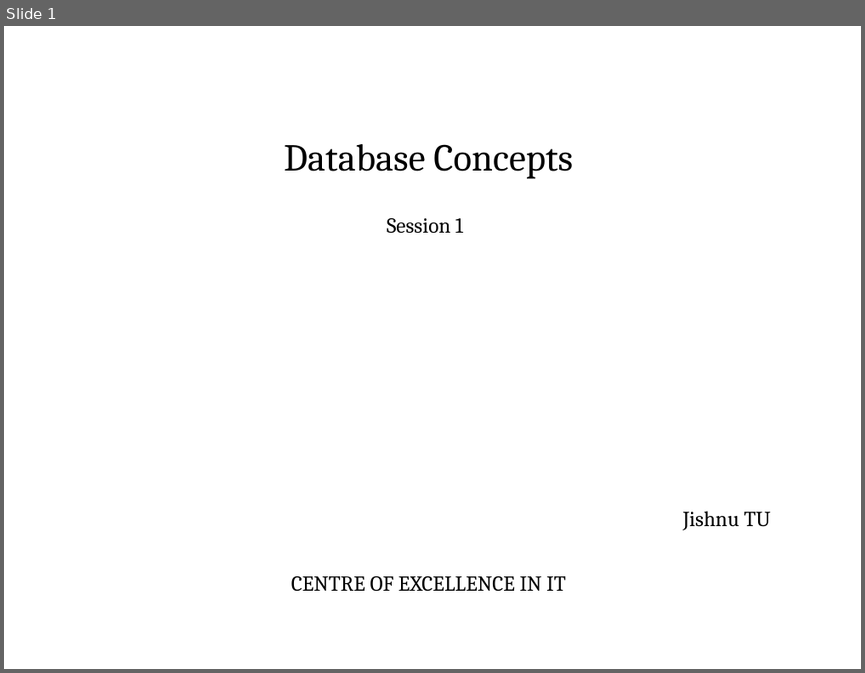
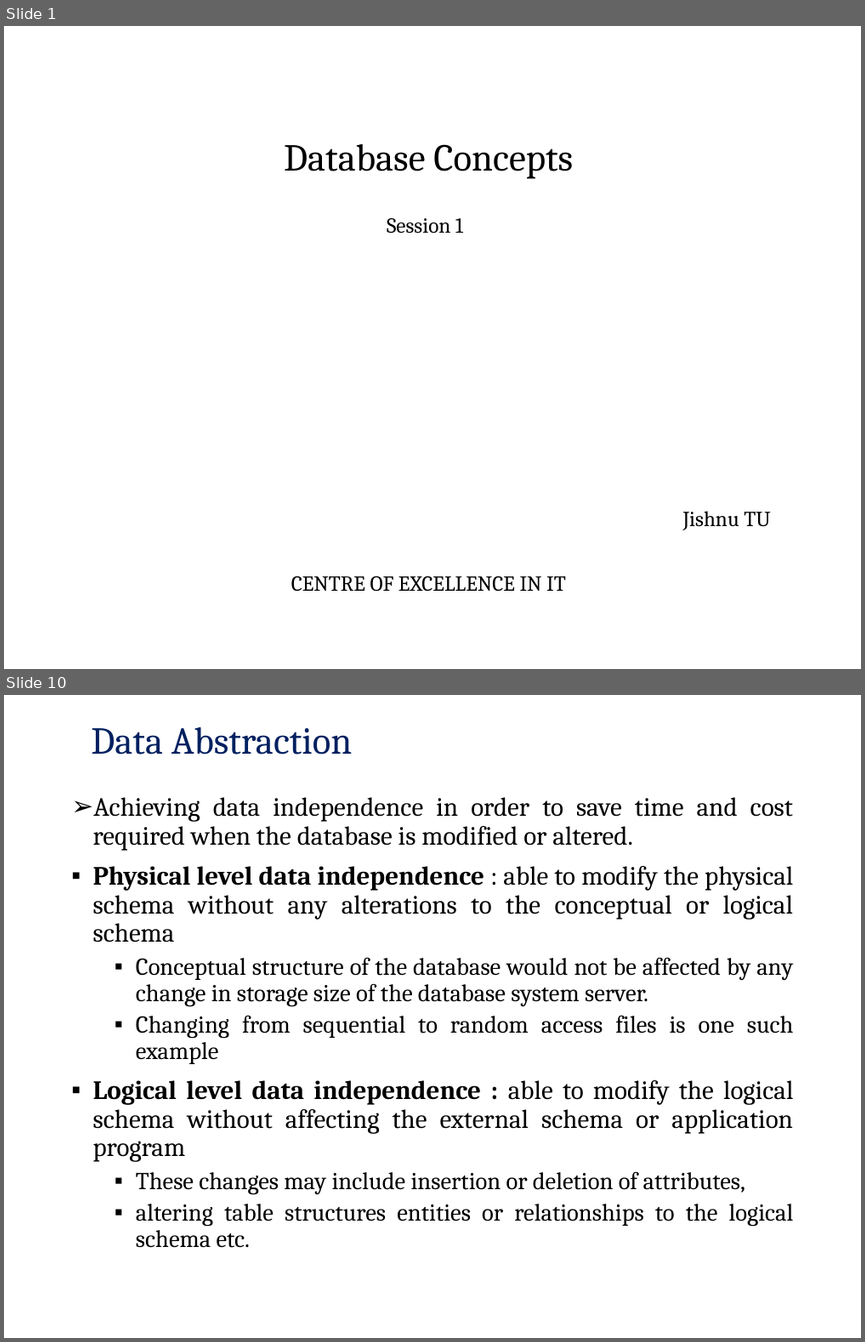
Before and after one commit to pankajfri/Training-Materials, a slide deck: Advanced Web Technologies/Database Concepts/Session1.pptx. Shown one above the other, each under a label of ours: slide 1 before the commit, slides 1 and 10 after it; the slides between them are not shown. The pictures are 865x673 and 865x1342 pixels, drawn with LibreOffice and Linux fonts; fonts in the diff are those of the drawing; background and template pictures are left out. Boxes give left, top, right and bottom in pixels: in the first picture for what was removed or moved away, otherwise in the second. Text is boxed around its words. In the diff, an @@ line names an element or a change of style, - is before the commit and + after.

```diff
--- a/Advanced Web Technologies/Database Concepts/Session1.pptx
+++ b/Advanced Web Technologies/Database Concepts/Session1.pptx
@@ slide 10 added at (4,695,861,1338), background picture (left out) @@
@@ title added at (91,727,352,755), 32 pt, text #002060 @@
+Data Abstraction
@@ text added at (93,797,794,1247), 22.2 pt, text #000000 @@
+➢ Achieving data independence in order to save time and cost required when the database is modified or altered.
+▪ Physical level data independence : able to modify the physical schema without any alterations to the conceptual or logical schema
+  ▪ Conceptual structure of the database would not be affected by any change in storage size of the database system server.
+  ▪ Changing from sequential to random access files is one such example
+▪ Logical level data independence : able to modify the logical schema without affecting the external schema or application program
+  ▪ These changes may include insertion or deletion of attributes,
+  ▪ altering table structures entities or relationships to the logical schema etc.
```
Also in this commit, not shown: 11 slides changed, 11 other slides added, 9 slides removed, 13 other files.
